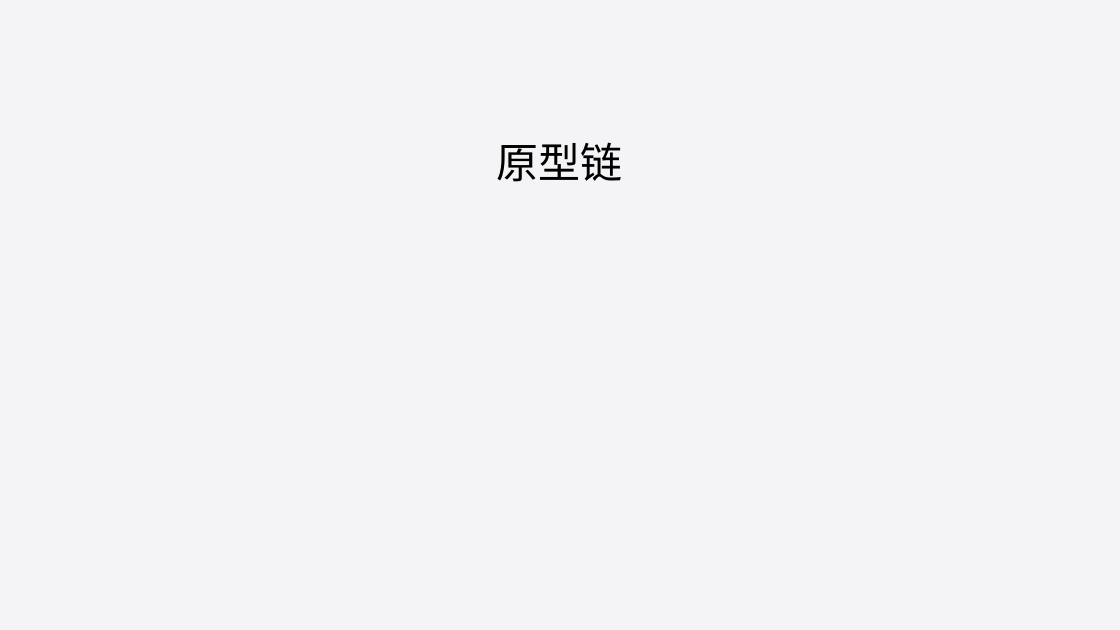
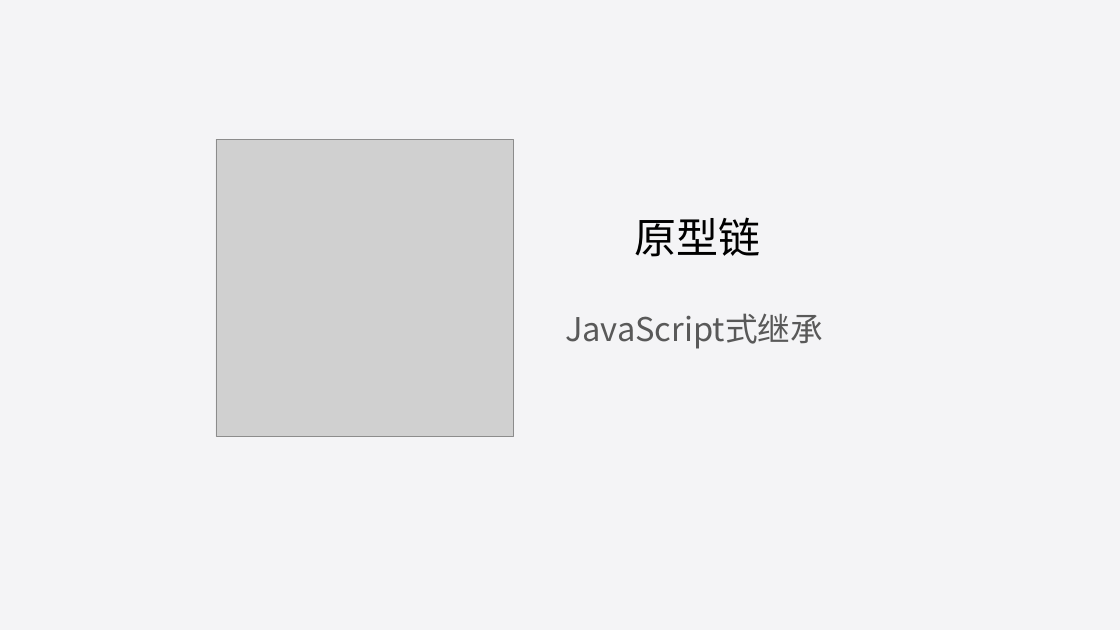
Before and after one commit to liuweiGL/share, a slide deck: slide 19 of ppt/JavaScript基础一.pptx. Drawn at 1120x630 pixels with LibreOffice and Linux fonts; fonts in the diff are those of the drawing; grey boxes stand for pictures. Boxes give left, top, right and bottom in pixels: in the first picture for what was removed or moved away, otherwise in the second. Text is boxed around its words. In the diff, an @@ line names an element or a change of style, - is before the commit and + after.

Commit message:
添加原型链章节

```diff
--- a/ppt/JavaScript基础一.pptx
+++ b/ppt/JavaScript基础一.pptx
@@ picture added at (216,139,513,437) @@
@@ title "原型链": place and size @@
-title "原型链" at (497,142,623,182)
+title "原型链" at (635,217,761,257)
@@ title "原型链" at (635,217,761,257): alignment centre to left @@
@@ text added at (565,313,823,349), 28 pt, text #595959 @@
+JavaScript式继承
```
Also in this commit, not shown: 6 other slides changed, 3 slides added, 7 other files.
